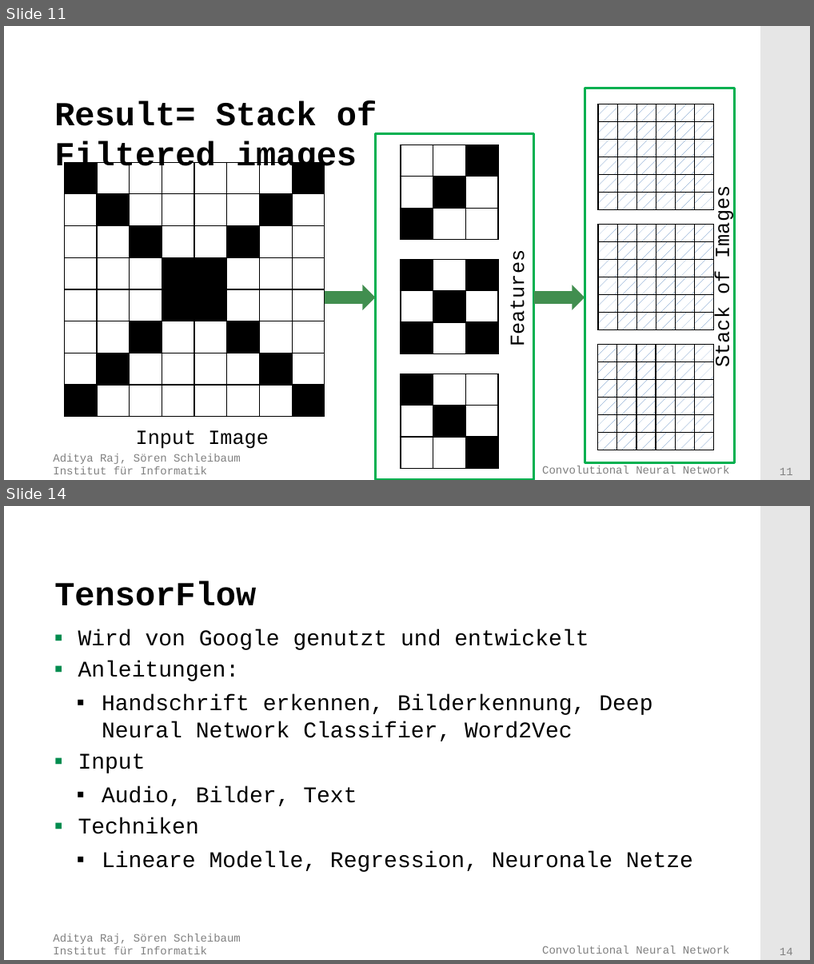
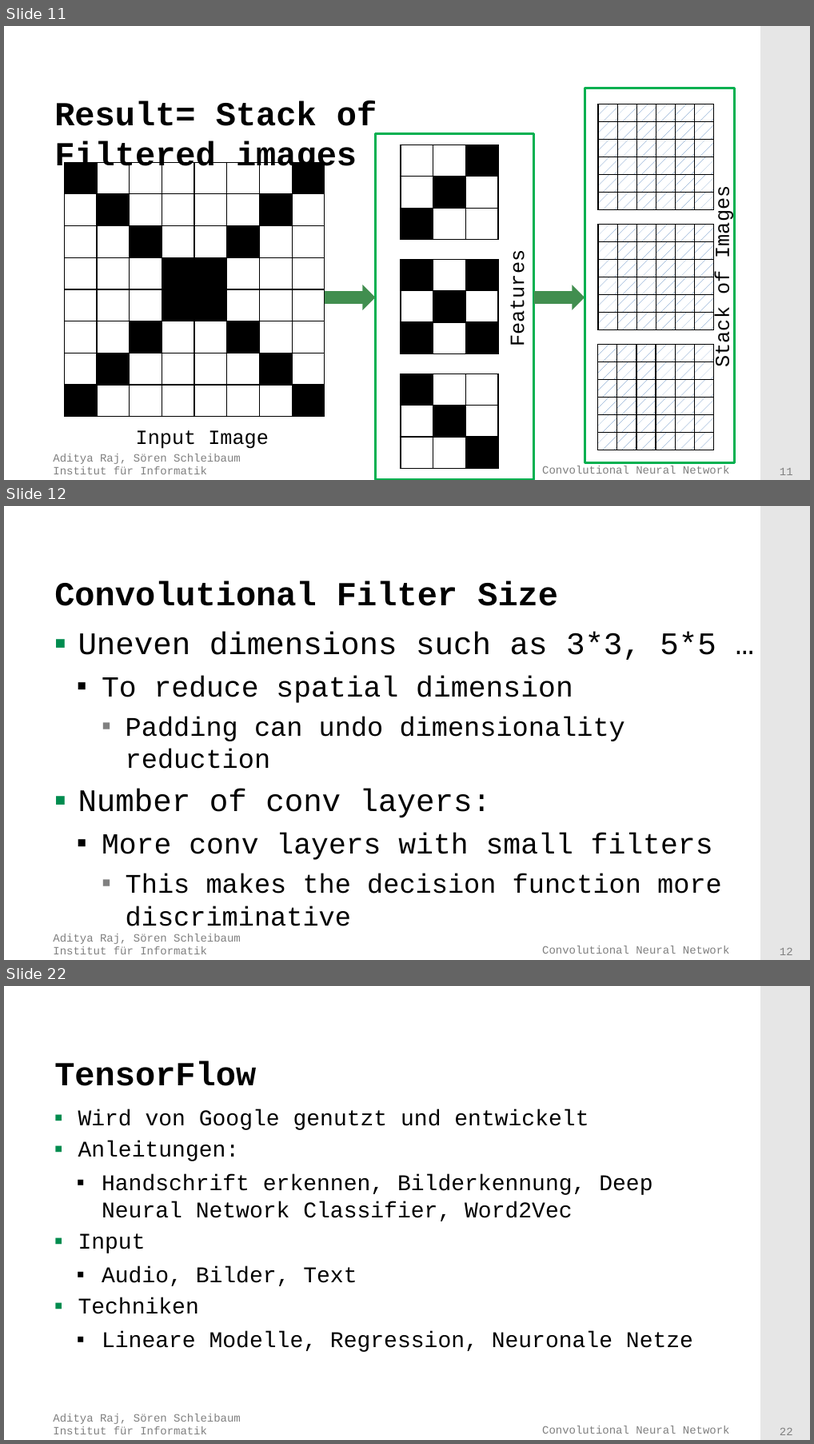
Before and after one commit to adityaraj52/ConvNet, a slide deck: PresentationsAndTalk/Presentation.pptx. Shown one above the other, each under a label of ours: slides 11 and 14 before the commit, slides 11, 12 and 22 after it; the slides between them are not shown. The pictures are 814x964 and 814x1444 pixels, drawn with LibreOffice and Linux fonts; fonts in the diff are those of the drawing; background and template pictures are left out. Boxes give left, top, right and bottom in pixels: in the first picture for what was removed or moved away, otherwise in the second. Text is boxed around its words. In the diff, an @@ line names an element or a change of style, - is before the commit and + after.

```diff
--- a/PresentationsAndTalk/Presentation.pptx
+++ b/PresentationsAndTalk/Presentation.pptx
@@ slide 12 added at box(4, 506, 810, 960), background #FFFFFF; not listed: 4 template elements that a slide beside it also shows @@
@@ title added at box(54, 580, 558, 606), 30 pt, text #000000, bold @@
+Convolutional Filter Size
@@ text added at box(78, 632, 722, 893), 24 pt, text #000000 @@
+▪ Uneven dimensions such as 3*3, 5*5 …
+  ▪ To reduce spatial dimension
+    ▪ Padding can undo dimensionality reduction
+▪ Number of conv layers:
+  ▪ More conv layers with small filters
+    ▪ This makes the decision function more discriminative
@@ what was slide 14 is now slide 22 @@
@@ page number at box(780, 1428, 794, 1435): text changed @@
-14
+22
```
Also in this commit, not shown: 2 slides changed, 10 other slides added, 1 slide removed.
